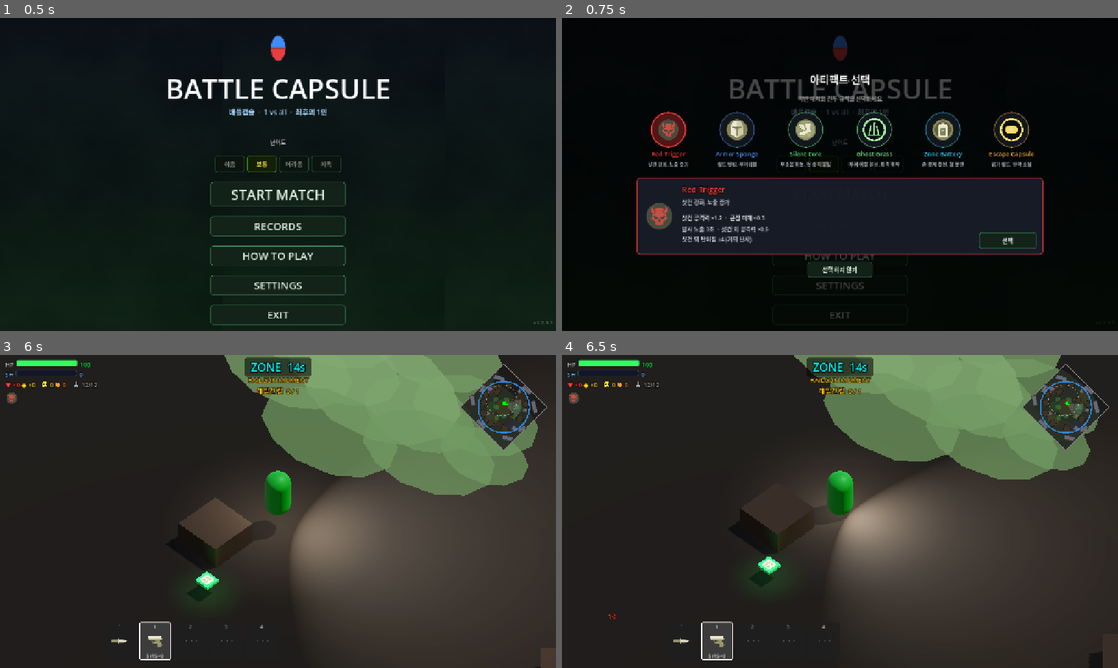
Above: before the commit, frames 1-4 (two rows, left to right).
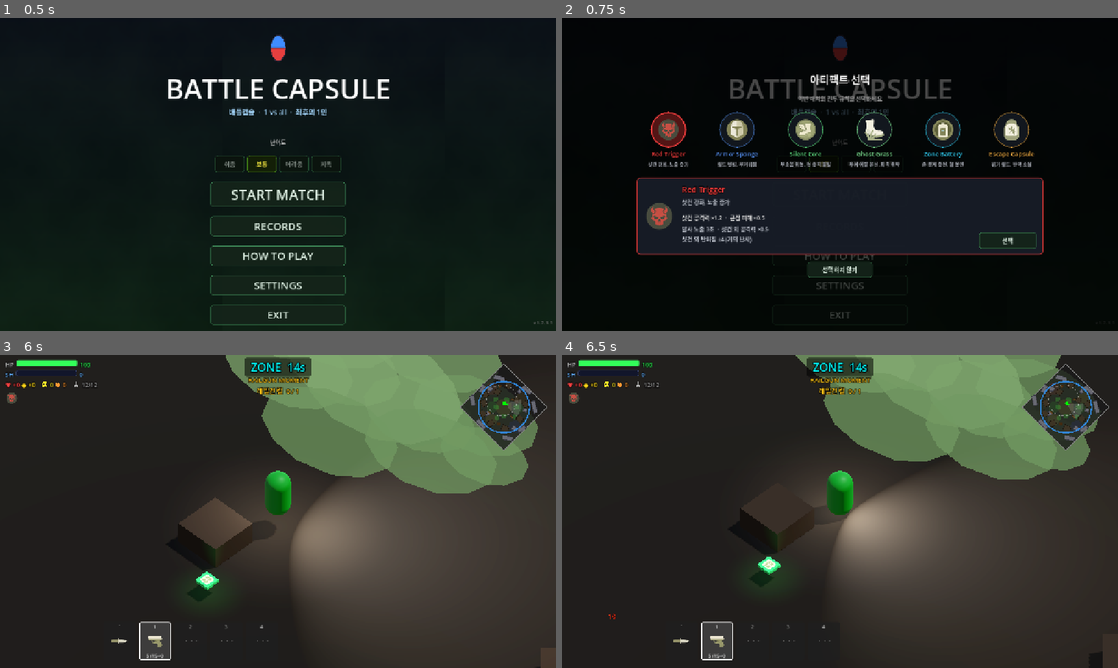
Above: after the commit, the same moments.

Repository: Kyulhee/battle-capsule
Game: Godot game, scene res://src/Main.tscn
Same seed, same stepped clock (60 frames per second), same inputs: the game is played once before the commit and once after it.
Inputs:
- Up to frame 1 (0.5 s): no input
- Up to frame 2 (0.75 s): click "START MATCH" at 0.5 s
- Up to frame 3 (6 s): click "START MATCH" at 1.25 s; click "쉬움" at 2 s; click "보통" at 2.75 s; click "어려움" at 3.5 s; click "지옥" at 4.25 s; click "RECORDS" at 5 s; click "선택" at 5.75 s
- Up to frame 4 (6.5 s): no input

Frame 1 is identical in both runs. In frame 2, 0.4% of the frame differs, in the area x 54-83%, y 32-40%; in frame 3, 0.2%; in frame 4, 0.1%.

Commit message:
feat: promote remaining artifact icons

Diff:
--- a/data/asset_catalog.json
+++ b/data/asset_catalog.json
@@ -178,12 +178,12 @@
       "color": [0.55, 1.0, 1.0, 1.0]
     },
     "artifact.emergency_shell": {
-      "path": "",
+      "path": "res://assets/icons/artifacts/emergency_shell.png",
       "fallback_shape": "capsule",
       "color": [1.0, 0.85, 0.28, 1.0]
     },
     "artifact.ghost_grass": {
-      "path": "",
+      "path": "res://assets/icons/artifacts/ghost_grass.png",
       "fallback_shape": "grass",
       "color": [0.55, 1.0, 0.55, 1.0]
     }
--- a/tools/verify_artifact_selection_layout.gd
+++ b/tools/verify_artifact_selection_layout.gd
@@ -16,6 +16,16 @@
 	for artifact in catalog:
 		if String(artifact.get("id", "")) == "emergency_shell":
 			emergency_shell_found = true
+		var icon_id := "artifact.%s" % String(artifact.get("id", ""))
+		var icon_path := String(asset_catalog.get_path("icons", icon_id, ""))
+		if icon_path.strip_edges() == "":
+			push_error("Artifact %s is missing a catalog icon path." % artifact.get("id", ""))
+			quit(1)
+			return
+		if not ResourceLoader.exists(icon_path) and not FileAccess.file_exists(icon_path):
+			push_error("Artifact %s catalog icon path does not exist: %s" % [artifact.get("id", ""), icon_path])
+			quit(1)
+			return
 		for key in ["label", "summary", "line1", "line2"]:
 			if String(artifact.get(key, "")).strip_edges() == "":
 				push_error("Artifact %s is missing %s text." % [artifact.get("id", ""), key])
Binary file added: assets/icons/artifacts/emergency_shell.png
Binary file added: assets/icons/artifacts/ghost_grass.png
Not shown, changed: docs/MASTERPLAN.md
Not shown, changed: tools/sync_generated_icons.ps1
